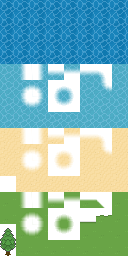
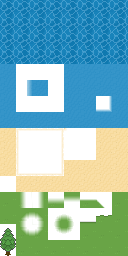
The second 128 x 256 image is a revision of the first. Changes to its layers:
showed group "foam" (1st of 3, in "sand and foam") (13 layers), opacity 36% → 100% over bbox(16, 128, 112, 176)
"foam copy 3": opacity 44% → 100%, painted on it over bbox(16, 128, 80, 144)
"foam copy 2": opacity 44% → 100%, painted on it over bbox(16, 128, 64, 143)
"foam copy": opacity 44% → 100%, painted on it over bbox(32, 128, 48, 144)
"foam" (2nd of 3, in "sand and foam" › "foam"): opacity 44% → 100%, moved it above "shadow", painted on it over bbox(17, 128, 64, 144)
painted on "sand copy 15" (5th of 8, in "new shallows" › "shallow") over bbox(112, 112, 128, 128)
painted on "sand copy 15" (6th of 8, in "new shallows" › "shallow") over bbox(112, 96, 128, 112)
painted on "sand copy 15" (7th of 8, in "new shallows" › "shallow") over bbox(112, 80, 128, 96)
painted on "sand copy 15" (8th of 8, in "new shallows" › "shallow") over bbox(112, 64, 128, 80)
painted on "sand copy 14" (5th of 8, in "new shallows" › "shallow") over bbox(96, 112, 112, 128)
painted on "sand copy 14" (6th of 8, in "new shallows" › "shallow") over bbox(96, 96, 112, 112)
painted on "sand copy 14" (7th of 8, in "new shallows" › "shallow") over bbox(96, 80, 112, 96)
painted on "sand copy 14" (8th of 8, in "new shallows" › "shallow") over bbox(96, 64, 112, 80)
painted on "sand copy 13" (5th of 8, in "new shallows" › "shallow") over bbox(80, 112, 96, 128)
painted on "sand copy 13" (6th of 8, in "new shallows" › "shallow") over bbox(80, 96, 96, 112)
painted on "sand copy 13" (7th of 8, in "new shallows" › "shallow") over bbox(80, 80, 96, 96)
painted on "sand copy 13" (8th of 8, in "new shallows" › "shallow") over bbox(80, 64, 96, 80)
painted on "sand copy 12" (5th of 8, in "new shallows" › "shallow") over bbox(64, 112, 80, 128)
painted on "sand copy 12" (6th of 8, in "new shallows" › "shallow") over bbox(64, 96, 80, 112)
…and 23 more changes (5 added, 18 painted)
